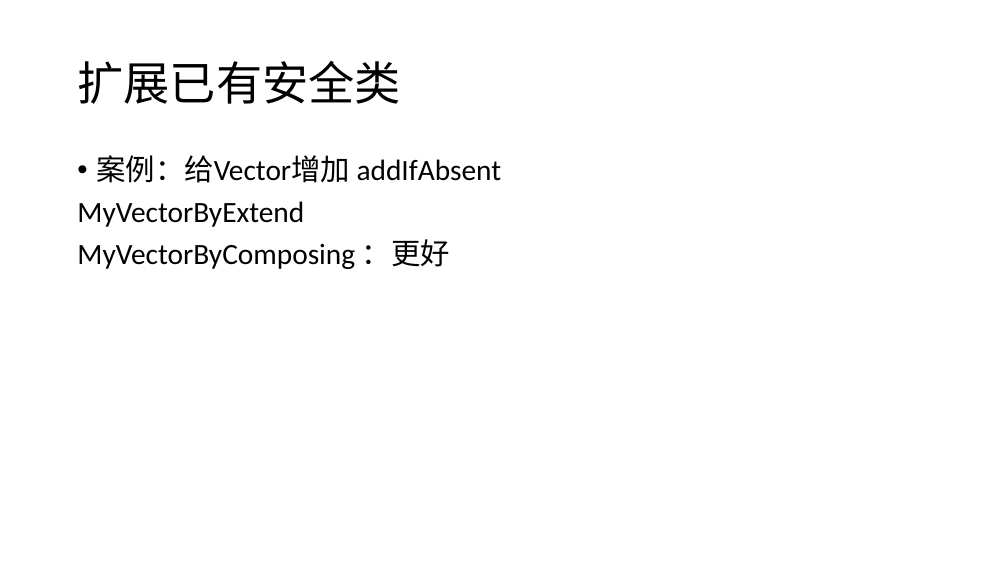
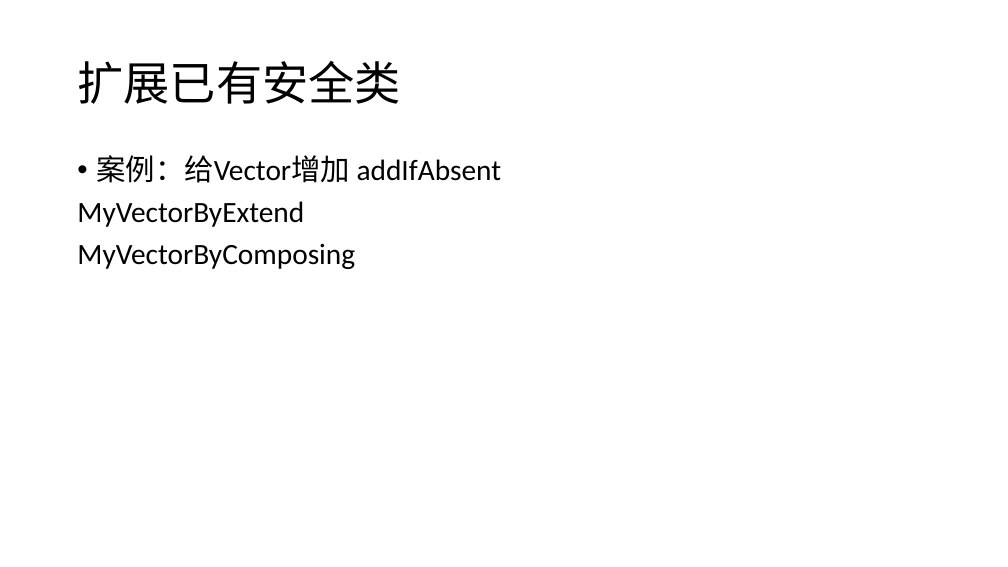
Before and after one commit to GerogeLeon/multithread_demo, a slide deck: slide 22 of JAVA并发编程.pptx. Drawn at 1008x567 pixels with LibreOffice and Linux fonts; fonts in the diff are those of the drawing. Boxes give left, top, right and bottom in pixels: in the first picture for what was removed or moved away, otherwise in the second. Text is boxed around its words. In the diff, an @@ line names an element or a change of style, - is before the commit and + after.

```diff
--- a/JAVA并发编程.pptx
+++ b/JAVA并发编程.pptx
@@ text at [77, 243, 355, 269]: text changed @@
-MyVectorByComposing ：更好
+MyVectorByComposing
```
Also in this commit, not shown: 1 slide added, 1 other file.
